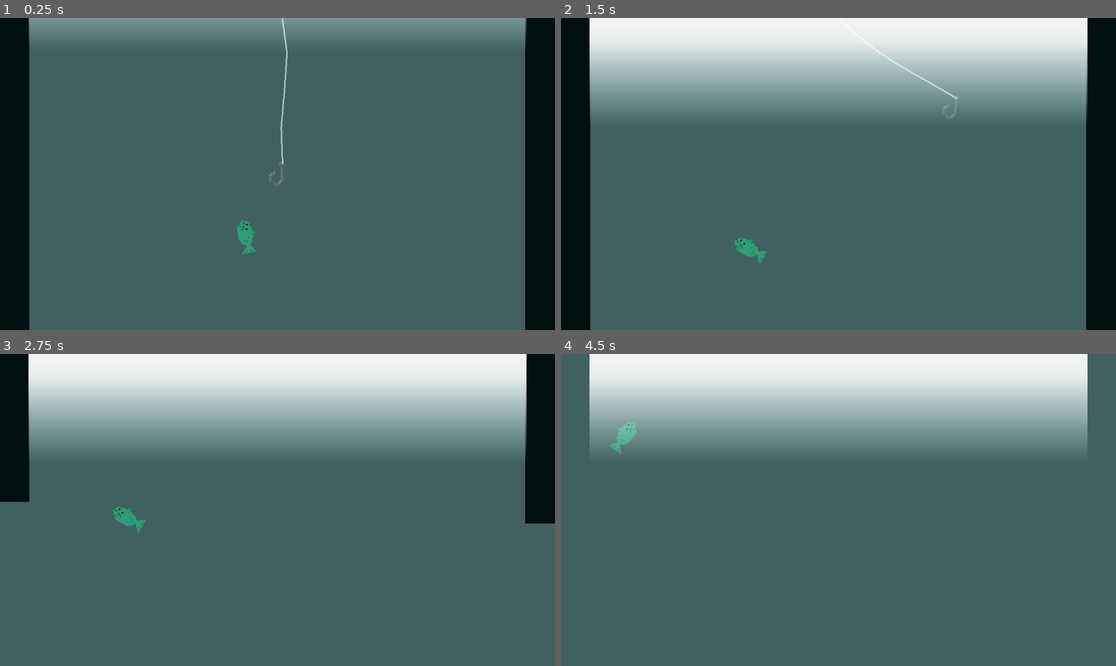
Above: before the commit, frames 1-4 (two rows, left to right).
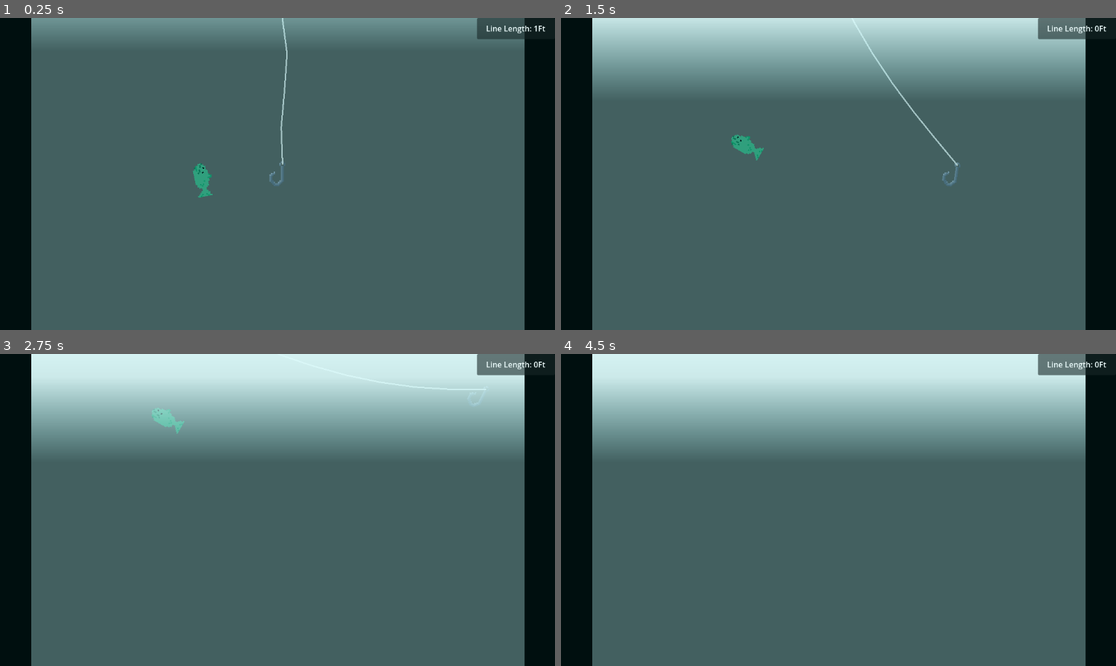
Above: after the commit, the same moments.

Repository: jem557/wizard-fishing
Game: Godot game, scene res://root.tscn
The game is run twice, just before and just after one commit, with the same random seed, the same clock (stepped at 60 frames per second) and the same inputs.
Inputs:
- Up to frame 1 (0.25 s): no input
- Up to frame 2 (1.5 s): hold D (right) 0.53-1.28 s; hold Space (reel) 0.53-1.28 s; tap Ctrl (lower, bound only after the commit) at 0.8, 1.35 s; hold A (left) from 1.28 s (still down)
- Up to frame 3 (2.75 s): tap Space (reel) at 1.55 s; release A (left) at 2.03 s; hold D (right) from 2.03 s (still down); hold Space (reel) from 2.03 s (still down); tap Ctrl (lower, bound only after the commit) at 2.3 s
- Up to frame 4 (4.5 s): release Space (reel) at 2.78 s; tap Ctrl (lower, bound only after the commit) at 2.85, 3.8, 4.35 s; tap Space (reel) at 3.05 s; release D (right) at 3.53 s; hold Space (reel) 3.53-4.28 s; hold A (left) from 3.53 s (still down)

The runs differ from the first frame. In frame 1, 1.6% of the frame differs, in the area x 5-99%, y 0-100%; in frame 2, 28%; in frame 3, 16%; in frame 4, 21%.

Commit message:
tweeks
adjustments to overlay and hook mechanics

Diff:
--- /dev/null
+++ b/canvas_layer.gd
@@ -0,0 +1,14 @@
+extends CanvasLayer
+
+@export var hook : RigidBody2D
+@export var line_label : Label
+
+# Called when the node enters the scene tree for the first time.
+func _ready() -> void:
+	line_label = get_node("PanelContainer/LineLabel")
+
+
+# Called every frame. 'delta' is the elapsed time since the previous frame.
+func _process(delta: float) -> void:
+	if hook != null:
+		line_label.text = "Line Length: " +  str(int(hook.line_length)) + "Ft"
--- a/fish.tscn
+++ b/fish.tscn
@@ -14,6 +14,7 @@
 radius = 16.03122
 
 [node name="Fish_Test" type="CharacterBody2D" unique_id=188179813 node_paths=PackedStringArray("sprite", "latch_point", "hook_area")]
+z_index = 1
 collision_layer = 4
 collision_mask = 4
 script = ExtResource("1_j2ykt")
--- a/hook.gd
+++ b/hook.gd
@@ -1,41 +1,51 @@
 extends RigidBody2D
 
-@export var hookpoint : Node2D
+@export var hookpoint: Node2D
+@export var lateral_force: float = 200.0
+@export var max_lateral_speed: float = 150.0
+@export var max_sink_speed: float = 100.0
+@export var reel_speed: float = 2.0
+@export var slack_speed: float = 3.0
+@export var max_line: float = 20.0
+@export var min_line: float = 0.5
+@export var pull_strength: float = 100.0
+@export var units_to_px: float = 40.0
 
-@export var lateral_force: float = 200.0
-@export var vertical_force: float = -300.0
-@export var max_lateral_speed: float = 150.0
-@export var max_sink_speed : float = 100
-
-func _ready() -> void:
-	pass
+var line_length: float = 1.0
 
 func _physics_process(delta: float) -> void:
+	# --- Line management ---
+	if Input.is_action_pressed("lower"):
+		line_length = minf(line_length + slack_speed * delta, max_line)
+	if Input.is_action_pressed("reel"):
+		line_length = maxf(line_length - reel_speed * delta, min_line)
 
-	var dir = 0.0
+	var max_depth_px := line_length * units_to_px
+	var depth := global_position.y - hookpoint.global_position.y
+
+	# --- Gravity control ---
+	if depth >= max_depth_px:
+		global_position.y = hookpoint.global_position.y + max_depth_px
+		linear_velocity.y = 0.0
+		gravity_scale = 0.0
+	elif Input.is_action_pressed("reel"):
+		gravity_scale = 0.0
+		apply_force(Vector2(0, -pull_strength))
+	else:
+		gravity_scale = 1.0
+
+	linear_velocity.y = minf(linear_velocity.y, max_sink_speed)
+
+	# --- Lateral movement ---
+	var dir := 0.0
 	if Input.is_action_pressed("left"):
 		dir = -1.0
-	if Input.is_action_pressed("right"):
+	elif Input.is_action_pressed("right"):
 		dir = 1.0
 
-	if Input.is_action_pressed("reel"):
-		apply_force(Vector2(0, vertical_force))
+	if absf(linear_velocity.x) < max_lateral_speed:
+		apply_force(Vector2(lateral_force * dir, 0.0))
 
-	if not Input.is_action_pressed("reel") and linear_velocity.y < 0:
-		gravity_scale = 20.0
-
-	if linear_velocity.y > 0:
-			gravity_scale = 2.0
-
-	# Limits the maximum velocity going down to max_sink_speed value.
-	if linear_velocity.y >= max_sink_speed:
-		linear_velocity.y = max_sink_speed
-
-	# Only apply force if under max lateral speed
-	if abs(linear_velocity.x) < max_lateral_speed:
-		apply_force(Vector2(lateral_force * dir, 0))
-
-	# Tilt based on horizontal velocity, restore when not moving
-	var target_rotation = (linear_velocity.x / max_lateral_speed) * 0.4  # radians
-	var rotation_error = target_rotation - rotation
-	angular_velocity = lerp(angular_velocity, rotation_error * 10.0, 0.2)
+	# --- Tilt ---
+	var target_rotation := (linear_velocity.x / max_lateral_speed) * 0.4
+	angular_velocity = lerpf(angular_velocity, (target_rotation - rotation) * 10.0, 0.2)
--- a/hook.tscn
+++ b/hook.tscn
@@ -7,10 +7,10 @@
 radius = 6.0
 
 [node name="Hook" type="RigidBody2D" unique_id=902387157 node_paths=PackedStringArray("hookpoint") groups=["hook"]]
-gravity_scale = 2.0
 linear_damp = 0.05
 script = ExtResource("1_n13h4")
 hookpoint = NodePath("Hookpoint")
+reel_speed = 5.0
 
 [node name="Hook" type="Sprite2D" parent="." unique_id=453178009]
 texture = ExtResource("1_1mm2r")
--- a/project.godot
+++ b/project.godot
@@ -42,6 +42,11 @@
 "events": [Object(InputEventKey,"resource_local_to_scene":false,"resource_name":"","device":-1,"window_id":0,"alt_press …(191 unchanged characters)…
 ]
 }
+lower={
+"deadzone": 0.2,
+"events": [Object(InputEventKey,"resource_local_to_scene":false,"resource_name":"","device":-1,"window_id":0,"alt_pressed":false,"shift_pressed":false,"ctrl_pressed":false,"meta_pressed":false,"pressed":false,"keycode":0,"physical_keycode":4194326,"key_label":0,"unicode":0,"location":0,"echo":false,"script":null)
+]
+}
 
 [physics]
 
--- a/root.tscn
+++ b/root.tscn
@@ -4,10 +4,21 @@
 [ext_resource type="Script" uid="uid://bmf68mwf8mesh" path="res://rod.gd" id="1_vvh5c"]
 [ext_resource type="Script" uid="uid://dlt6wv1kqocme" path="res://camera_2d.gd" id="2_28aoi"]
 [ext_resource type="PackedScene" uid="uid://dwtt8smha2mom" path="res://Fish.tscn" id="2_pyidc"]
+[ext_resource type="Script" uid="uid://s3t7qawe2q6v" path="res://canvas_layer.gd" id="5_jnlp7"]
 
 [sub_resource type="WorldBoundaryShape2D" id="WorldBoundaryShape2D_pyidc"]
 
 [sub_resource type="WorldBoundaryShape2D" id="WorldBoundaryShape2D_vvh5c"]
+
+[sub_resource type="RectangleShape2D" id="RectangleShape2D_28aoi"]
+size = Vector2(536, 58)
+
+[sub_resource type="Gradient" id="Gradient_jnlp7"]
+offsets = PackedFloat32Array(0, 0.6370192, 1)
+colors = PackedColorArray(0.8235294, 1, 1, 0, 1, 1, 1, 0.8784314, 1, 1, 1, 1)
+
+[sub_resource type="GradientTexture1D" id="GradientTexture1D_l8v81"]
+gradient = SubResource("Gradient_jnlp7")
 
 [sub_resource type="Gradient" id="Gradient_vvh5c"]
 offsets = PackedFloat32Array(0.5558036)
@@ -33,17 +44,10 @@
 [sub_resource type="GradientTexture1D" id="GradientTexture1D_vyht1"]
 gradient = SubResource("Gradient_l8v81")
 
-[sub_resource type="RectangleShape2D" id="RectangleShape2D_28aoi"]
-size = Vector2(536, 32)
+[node name="root" type="Node2D" unique_id=9119155]
 
-[sub_resource type="Gradient" id="Gradient_jnlp7"]
-offsets = PackedFloat32Array(0, 0.6370192, 1)
-colors = PackedColorArray(0.8235294, 1, 1, 0, 1, 1, 1, 0.8784314, 1, 1, 1, 1)
-
-[sub_resource type="GradientTexture1D" id="GradientTexture1D_l8v81"]
-gradient = SubResource("Gradient_jnlp7")
-
-[node name="root" type="Node2D" unique_id=9119155]
+[node name="Fish_Test" parent="." unique_id=188179813 instance=ExtResource("2_pyidc")]
+position = Vector2(-50, 10)
 
 [node name="Rod" type="Node2D" parent="." unique_id=840836963 node_paths=PackedStringArray("anchor")]
 position = Vector2(0, -160)
@@ -56,9 +60,6 @@
 default_color = Color(0.8509804, 0.85882354, 0.8666667, 0.8)
 
 [node name="Hook" parent="." unique_id=381405936 instance=ExtResource("1_pq8q7")]
-
-[node name="Node2D" parent="." unique_id=698032791 instance=ExtResource("2_pyidc")]
-position = Vector2(-17, 48)
 
 [node name="left_wall" type="StaticBody2D" parent="." unique_id=261863689 groups=["wall"]]
 position = Vector2(-170, 0)
@@ -84,34 +85,10 @@
 hook = NodePath("../Hook")
 rod = NodePath("../Rod")
 
-[node name="Sprite2D2" type="Sprite2D" parent="Camera2D" unique_id=1317175749]
-z_index = 2
-position = Vector2(-65078.28, 101.62343)
-rotation = -3.1415925
-scale = Vector2(1677.8086, 1677.8086)
-texture = SubResource("GradientTexture1D_vvh5c")
-
-[node name="Sprite2D5" type="Sprite2D" parent="Camera2D" unique_id=1496820569]
-z_index = -1
-position = Vector2(-2.0000007, 114.00001)
-rotation = 1.5707964
-scale = Vector2(2.9678936, 565.31964)
-texture = SubResource("GradientTexture1D_28aoi")
-
-[node name="Sprite2D3" type="Sprite2D" parent="Camera2D" unique_id=327640905]
-position = Vector2(-207, 0)
-scale = Vector2(0.27734375, 309.00003)
-texture = SubResource("GradientTexture1D_jnlp7")
-
-[node name="Sprite2D4" type="Sprite2D" parent="Camera2D" unique_id=1518049004]
-position = Vector2(197.00002, 0)
-scale = Vector2(0.19921875, 339.00003)
-texture = SubResource("GradientTexture1D_vyht1")
-
 [node name="collection_zone" type="Area2D" parent="." unique_id=1855939424]
 
 [node name="CollisionShape2D" type="CollisionShape2D" parent="collection_zone" unique_id=1932870473]
-position = Vector2(-1, -160)
+position = Vector2(0, -147)
 shape = SubResource("RectangleShape2D_28aoi")
 
 [node name="Sprite2D" type="Sprite2D" parent="collection_zone" unique_id=361973806]
@@ -120,3 +97,46 @@
 rotation = 4.712389
 scale = Vector2(0.36328125, 344.52518)
 texture = SubResource("GradientTexture1D_l8v81")
+
+[node name="CanvasLayer" type="CanvasLayer" parent="." unique_id=679893634 node_paths=PackedStringArray("hook", "line_label")]
+script = ExtResource("5_jnlp7")
+hook = NodePath("../Hook")
+line_label = NodePath("PanelContainer/LineLabel")
+
+[node name="Sprite2D2" type="Sprite2D" parent="CanvasLayer" unique_id=1317175749]
+z_index = 2
+position = Vector2(575.4551, 328.0737)
+rotation = -3.1415925
+scale = Vector2(4.5239925, 731.6114)
+texture = SubResource("GradientTexture1D_vvh5c")
+
+[node name="Sprite2D5" type="Sprite2D" parent="CanvasLayer" unique_id=1496820569]
+z_index = -1
+position = Vector2(597.8923, 338)
+rotation = 1.5707964
+scale = Vector2(2.9678936, 1075.1042)
+texture = SubResource("GradientTexture1D_28aoi")
+
+[node name="Sprite2D3" type="Sprite2D" parent="CanvasLayer" unique_id=327640905]
+position = Vector2(32.25, 326.00003)
+scale = Vector2(0.25976563, 652.00006)
+texture = SubResource("GradientTexture1D_jnlp7")
+
+[node name="Sprite2D4" type="Sprite2D" parent="CanvasLayer" unique_id=1518049004]
+position = Vector2(1121.25, 324.25)
+scale = Vector2(0.25195307, 653.5)
+texture = SubResource("GradientTexture1D_vyht1")
+
+[node name="PanelContainer" type="PanelContainer" parent="CanvasLayer" unique_id=758702150]
+anchors_preset = 1
+anchor_left = 1.0
+anchor_right = 1.0
+offset_left = -162.0
+offset_bottom = 44.0
+grow_horizontal = 0
+
+[node name="LineLabel" type="Label" parent="CanvasLayer/PanelContainer" unique_id=949682764]
+layout_mode = 2
+text = "Line Length:"
+horizontal_alignment = 1
+autowrap_mode = 3
Not shown, added: canvas_layer.gd.uid
